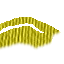
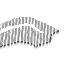
The second 64px x 64px image is a revision of the first. Changes to its layers:
painted on "图层 1" over box(0, 17, 61, 50)
